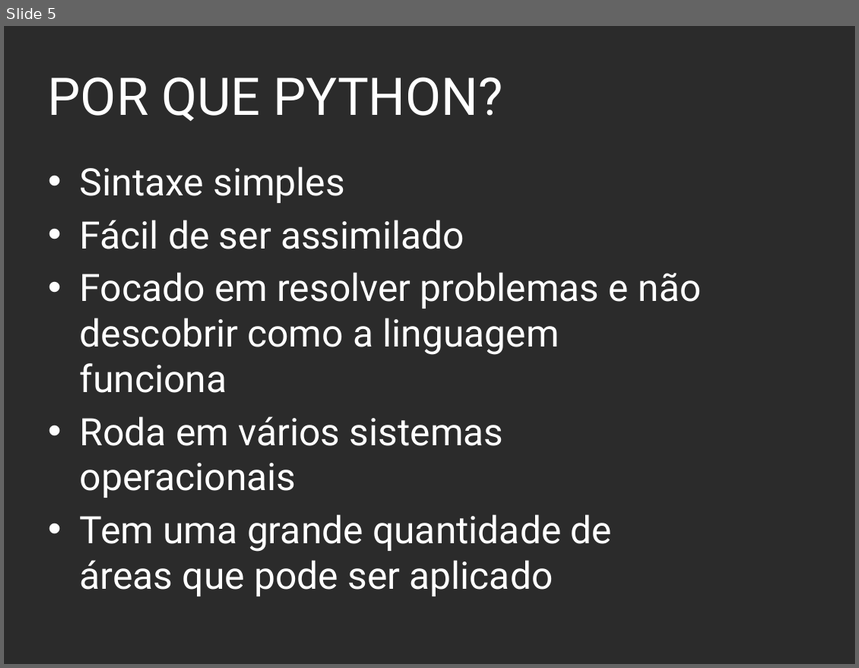
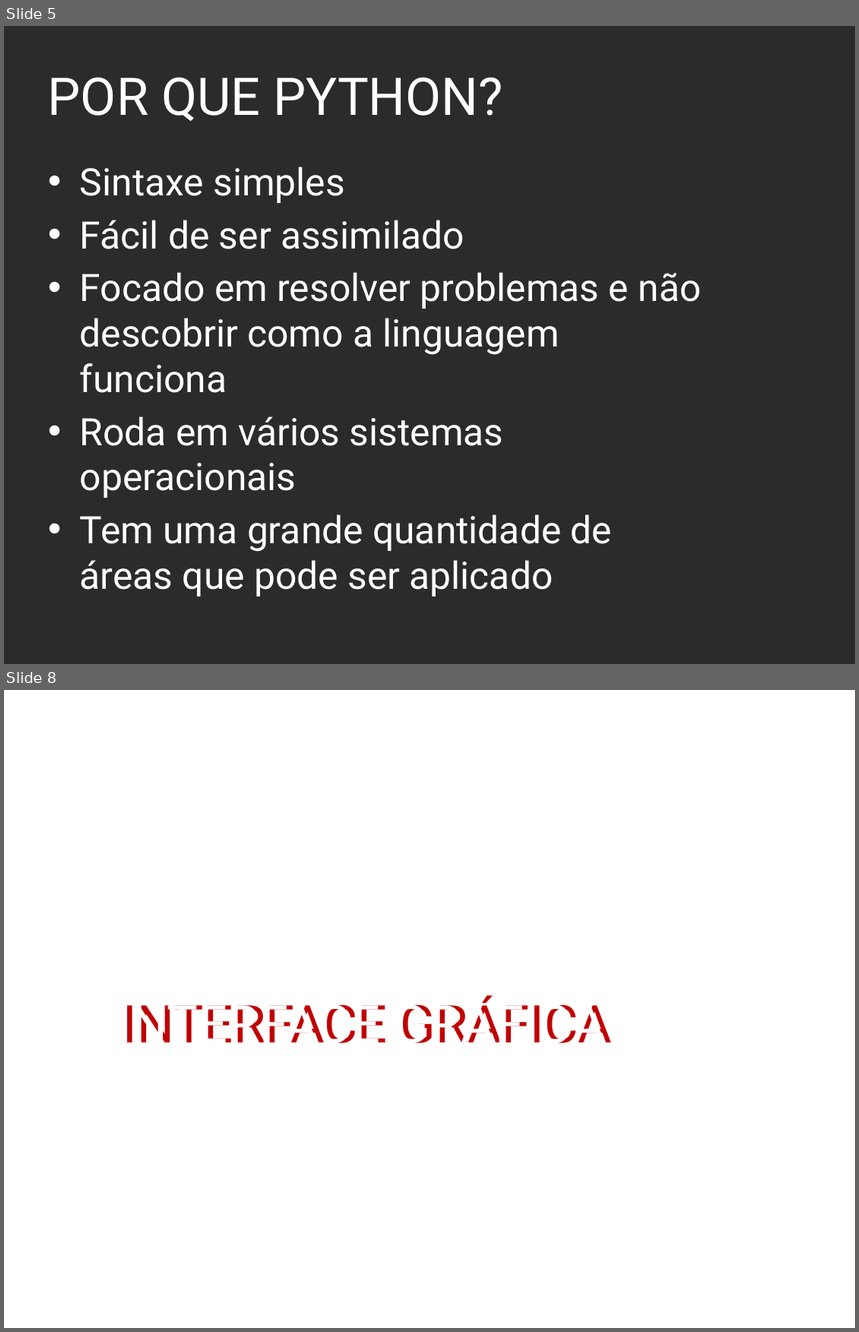
Before and after one commit to igorTeste2019/aulas_python_projeto, a slide deck: material/OP_aula2.pptx. Shown one above the other, each under a label of ours: slide 5 before the commit, slides 5 and 8 after it; the slides between them are not shown. The pictures are 859x668 and 859x1332 pixels, drawn with LibreOffice and Linux fonts; fonts in the diff are those of the drawing; background and template pictures are left out; a plain dark background stands for a picture behind light text. Boxes give left, top, right and bottom in pixels: in the first picture for what was removed or moved away, otherwise in the second. Text is boxed around its words. In the diff, an @@ line names an element or a change of style, - is before the commit and + after.

```diff
--- a/material/OP_aula2.pptx
+++ b/material/OP_aula2.pptx
@@ slide 8 added at (x1=4, y1=690, x2=855, y2=1328), background picture (left out) @@
@@ text added at (x1=116, y1=996, x2=613, y2=1043), 44 pt, text #FFFFFF @@
+INTERFACE GRÁFICA
@@ text added at (x1=123, y1=996, x2=606, y2=1043), 44 pt, text #C00000 @@
+INTERFACE GRÁFICA
```
Also in this commit, not shown: 1 slide changed, 1 other slide added, 1 slide removed.
